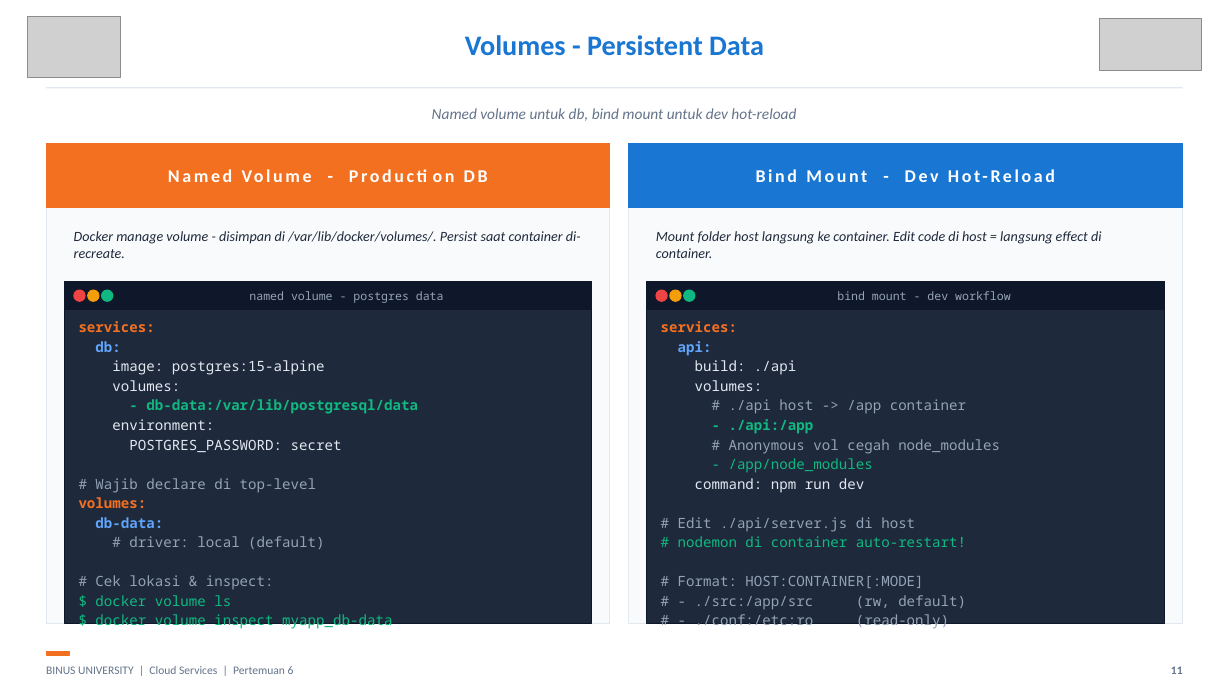
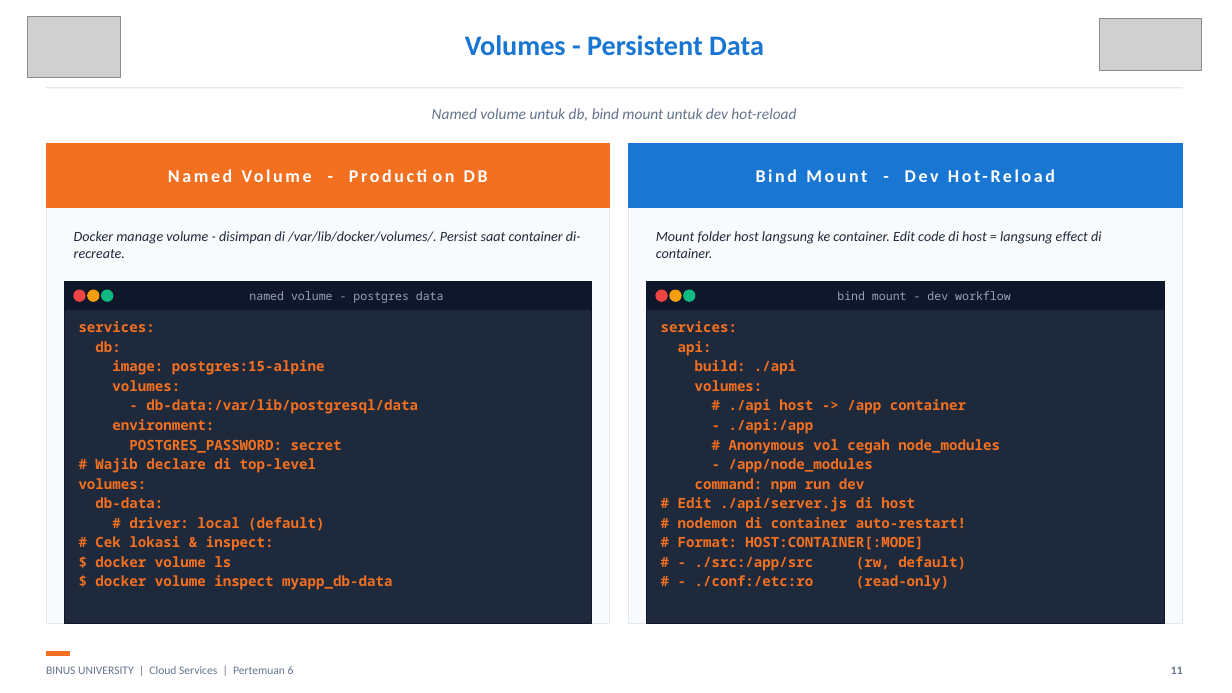
Before and after one commit to SeedFlora/meet6CloudService, a slide deck: slide 11 of slides/Teori_Pertemuan_06.pptx. Drawn at 1232x693 pixels with LibreOffice and Linux fonts; fonts in the diff are those of the drawing; grey boxes stand for pictures. Boxes give left, top, right and bottom in pixels: in the first picture for what was removed or moved away, otherwise in the second. Text is boxed around its words. In the diff, an @@ line names an element or a change of style, - is before the commit and + after.

Commit message:
Complete Docker Compose theory walkthrough and repair slide readability

```diff
--- a/slides/Teori_Pertemuan_06.pptx
+++ b/slides/Teori_Pertemuan_06.pptx
@@ text at [95,341,418,590]: text colour #60A5FA to #F37021 in "db:", "db-data:"; text colour #E2E8F0 to #F37021 in "image: postgres:15-alpine", "volumes:", "environment:", "POSTGRES_PASSWORD: secret"; bold on in "image: postgres:15-alpine", "volumes:", "environment:", "POSTGRES_PASSWORD: secret" and 5 more places; text colour #10B981 to #F37021 in "- db-data:/var/lib/postgresql/data", "$ docker volume ls", "$ docker volume inspect myapp_db-data"; text colour #94A3B8 to #F37021 in "# Wajib declare di top-level", "# driver: local (default)", "# Cek lokasi & inspect:" @@
@@ text at [678,341,1000,590]: text colour #60A5FA to #F37021 in "api:"; text colour #E2E8F0 to #F37021 in "build: ./api", "volumes:", "command: npm run dev"; bold on; text colour #94A3B8 to #F37021 in "# ./api host -> /app container", "# Anonymous vol cegah node_modules", "# Edit ./api/server.js di host", "# Format: HOST:CONTAINER[:MODE]" and 2 more places; text colour #10B981 to #F37021 in "- ./api:/app", "- /app/node_modules", "# nodemon di container auto-restart!" @@
```
Also in this commit, not shown: 17 other slides changed, 4 other files.
